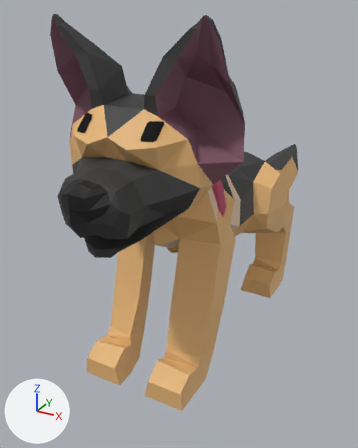
Before and after pictures for a commit that changed the Blender file assets-source/khloe/khloe.blend.
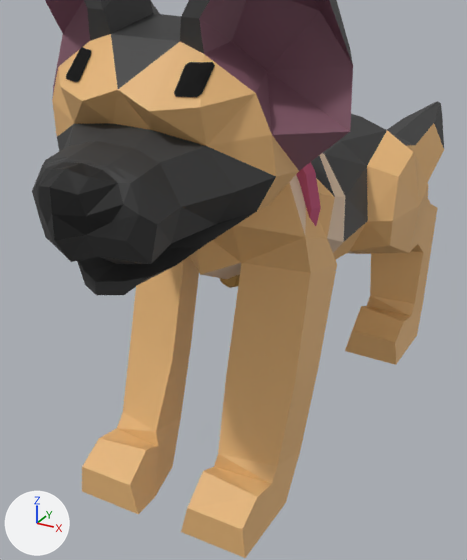
The first picture shows the older version from a camera (50 mm lens) standing at (0.575, -1.168, 4.686) and looking at (-0.098, 0.056, 4.074). The close-ups show the older and then the newer version on the part from 11% to 87% of the width and 19% to 92% of the height of that picture. Only the edits that show in the close-ups are written down. The lights are fixed; the arrows at lower left show +X, +Y and +Z.

The first close-up shows 'KhloeBrassTag', 'KhloeCube_0', 'KhloeCube_1', 'KhloeCube_2', 'KhloeCube_3', 'KhloeCube_4', 'KhloeEyeSocketLeft', 'KhloeEyeSocketRight', 'KhloePinkCollar'.
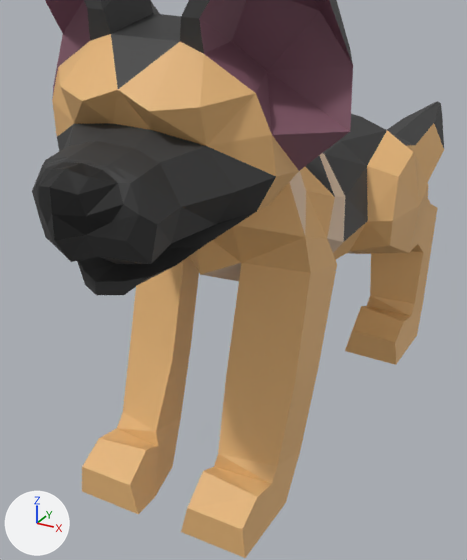
Boxes (x1, y1, x2, y2) around the edits, measured in the close-ups (467 x 560 px):
'KhloeEyeSocketRight', deleted (black)
    before: (174, 62, 215, 97)
'KhloePinkCollar', deleted
    before: (296, 162, 321, 226)
'KhloeEyeSocketLeft', deleted (black)
    before: (66, 47, 91, 82)
'KhloeBrassTag', deleted
    before: (220, 275, 240, 288)

What the commit changed:
Object 'KhloeEyeSocketLeft' (ob_khloeeyesocketleft) is deleted.
Object 'KhloeEyeSocketRight' (ob_khloeeyesocketright) is deleted.
Object 'KhloePinkCollar' (ob_khloepinkcollar) is deleted.
Object 'KhloeBrassTag' (ob_khloebrasstag) is deleted.
